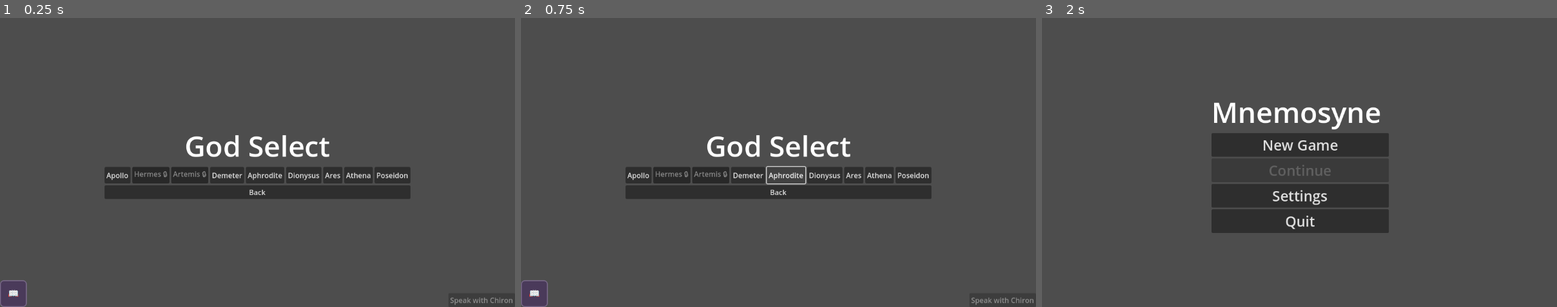
Above: before the commit, frames 1-3 (left to right).
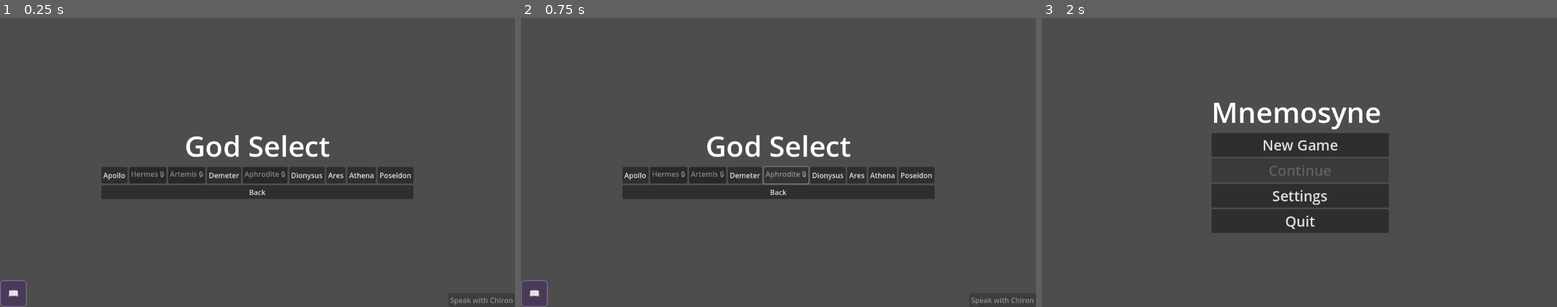
Above: after the commit, the same moments.

Repository: leslieharding/Mnemosyne
Game: Godot game, scene res://Scenes/GameModeSelect.tscn
The game is run twice, just before and just after one commit, with the same random seed, the same clock (stepped at 60 frames per second) and the same inputs. This scene is started directly instead of the project's main scene.
Inputs:
- Up to frame 1 (0.25 s): no input
- Up to frame 2 (0.75 s): click "Aphrodite" (after the commit: "Aphrodite 🔒") at 0.5 s
- Up to frame 3 (2 s): click "Back" at 1.25 s

The runs differ from the first frame. In frame 1, 1.0% of the frame differs, in the area x 19-81%, y 51-63%; in frame 2, 1.1%; in frame 3, nothing differs.

Commit message:
trying to fix aphrodite unlock

Diff:
--- a/Scripts/game_mode_select.gd
+++ b/Scripts/game_mode_select.gd
@@ -7,6 +7,7 @@
 @onready var apollo_button: Button = $VBoxContainer/HBoxContainer/ApolloButton
 @onready var hermes_button: Button = $VBoxContainer/HBoxContainer/HermesButton
 @onready var artemis_button: Button = $VBoxContainer/HBoxContainer/ArtemisButton
+@onready var aphrodite_button: Button = $VBoxContainer/HBoxContainer/AphroditeButton
 @onready var chiron_button: ChironButton = $ChironButton
 
 func _ready():
@@ -33,6 +34,7 @@
 	setup_individual_god_button("Apollo", apollo_button, unlocked_gods)
 	setup_individual_god_button("Hermes", hermes_button, unlocked_gods)
 	setup_individual_god_button("Artemis", artemis_button, unlocked_gods)
+	setup_individual_god_button("Aphrodite", aphrodite_button, unlocked_gods)  # Add this line
 	# Add more gods here as needed
 
 func setup_individual_god_button(god_name: String, button: Button, unlocked_gods: Array[String]):
@@ -71,6 +73,12 @@
 	else:
 		show_unlock_requirements("Artemis")
 
+func _on_aphrodite_button_pressed() -> void:
+	if is_god_available("Aphrodite"):
+		get_tree().change_scene_to_file("res://Scenes/Aphrodite.tscn")
+	else:
+		show_unlock_requirements("Aphrodite")
+
 func is_god_available(god_name: String) -> bool:
 	if not has_node("/root/GlobalProgressTrackerAutoload"):
 		return god_name == "Apollo"  # Fallback
--- a/Scripts/global_progress_tracker.gd
+++ b/Scripts/global_progress_tracker.gd
@@ -14,11 +14,16 @@
 		"boss_name": "?????",
 		"description": "Defeat the mysterious final boss"
 	},
+	"Artemis": {
+		"type": "boss_defeated",
+		"boss_name": "Stone Guardian",
+		"description": "Defeat the Stone Guardian"
+	},
 	"Aphrodite": {
-	"type": "couples_united",
-	"required_count": 2,
-	"description": "Unite 2 couples"
-}
+		"type": "couples_united",
+		"required_count": 2,
+		"description": "Unite 2 couples by placing them adjacent on the board"
+	}
 }
 
 
@@ -295,10 +300,11 @@
 	return result
 
 func check_aphrodite_unlock():
-		if couples_united.size() >= 2 and not is_god_unlocked("Aphrodite"):
-			unlock_god("Aphrodite")
-
-			# Trigger special conversation
-			if has_node("/root/ConversationManagerAutoload"):
-				var conv_manager = get_node("/root/ConversationManagerAutoload")
-				conv_manager.trigger_conversation("aphrodite_unlocked")
+	if couples_united.size() >= 2 and not is_god_unlocked("Aphrodite"):
+		unlock_god("Aphrodite")
+		print("Aphrodite unlocked due to ", couples_united.size(), " couples united!")
+
+		# Trigger special conversation
+		if has_node("/root/ConversationManagerAutoload"):
+			var conv_manager = get_node("/root/ConversationManagerAutoload")
+			conv_manager.trigger_conversation("aphrodite_unlocked")
